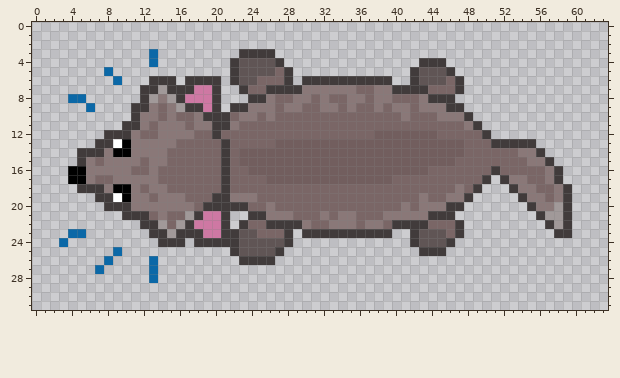
Two versions of one pixel-art sprite, Assets/Sprites/Enemies/Wolf/Tired/WolfTired3.png. Above is the file before it was changed.
The file is 64x32 pixels. Pixels under 10% opacity are left out.
After the commit:
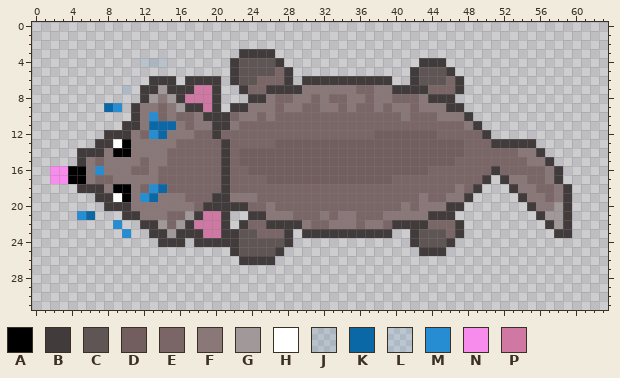
Palette (. is transparent): A #000000  B #413b3b  C #605555  D #725e5e  E #7a6666  F #8a7878  G #a19999  H #ffffff  J #0b68a71c  K #0b68a7  L #278dd31c  M #278dd3  N #f78cec  P #ce78a3
Difference:
Changed rows in their new state; - is an unchanged pixel.
first column x 4:
 3 ---------.--
 4 --------JJJ-
 5 ----.-------
 6 -----.------
 7 ------L-----
 8 ..----------
 9 --.-KM--F---
10 ---------M--
11 ---------KKK
12 ---------MK-
first column x 2:
16 NN---M-------
17 NN-----------
18 -----------MK
19 ----------MK-
21 ---MK-----FF-
22 -------M-----
23 --..----M----
24 -.-----------
25 -------.-----
26 ------.----.-
27 -----.-----.-
28 -----------.-
